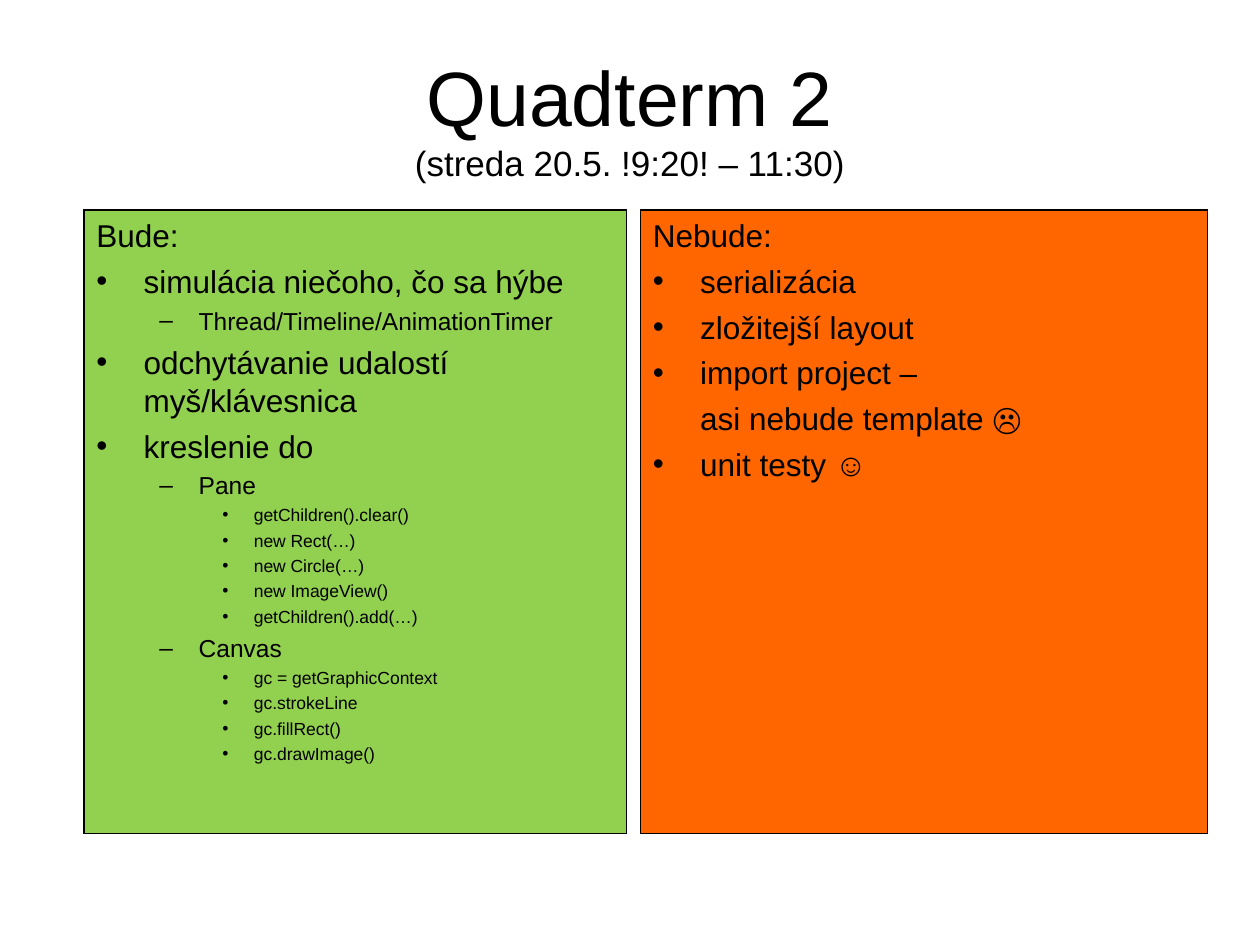
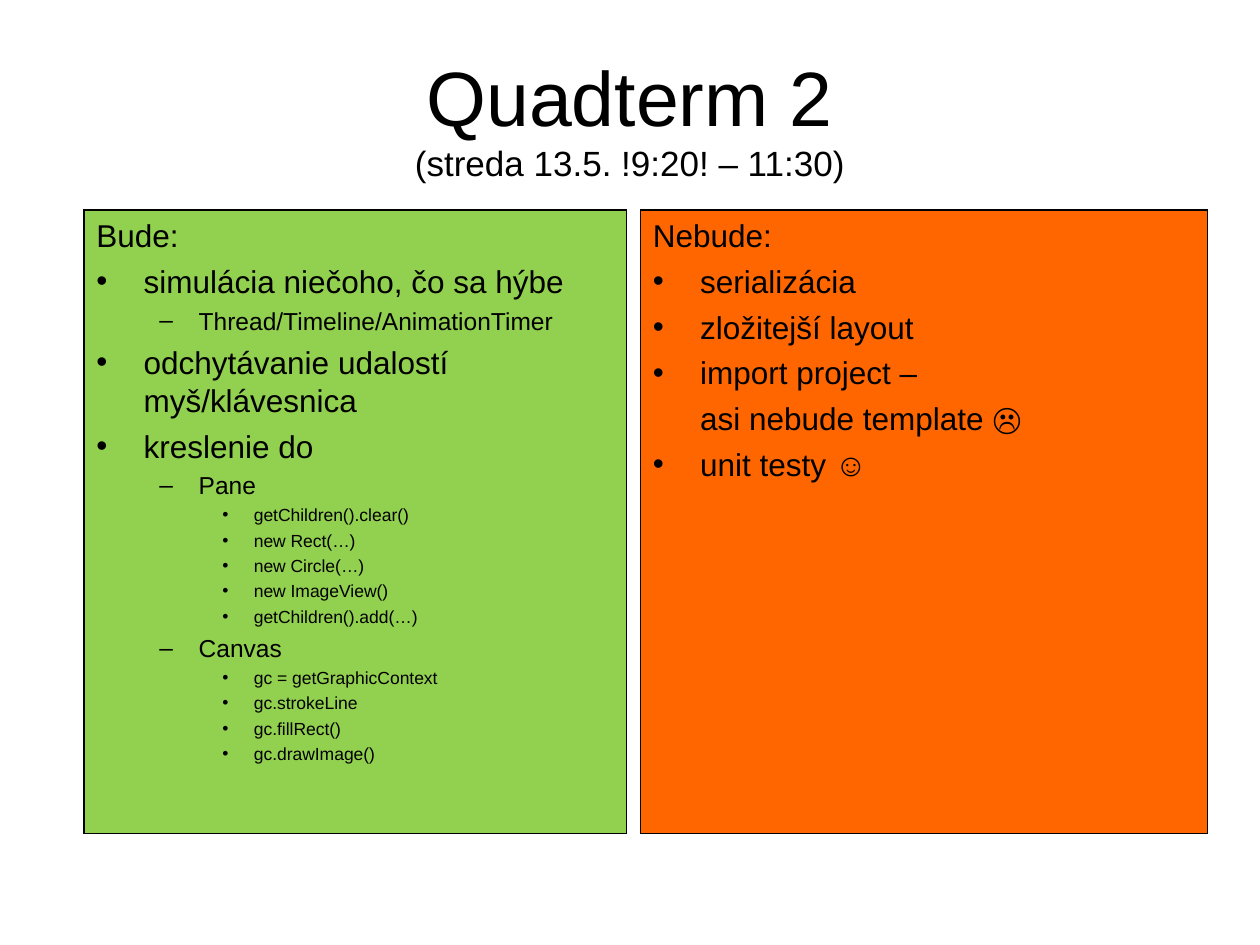
Before and after one commit to Programovanie4/Prednasky, a slide deck: slide 1 of 12/12_java.ppt. Drawn at 1260x945 pixels with LibreOffice and Linux fonts; fonts in the diff are those of the drawing. Boxes give left, top, right and bottom in pixels: in the first picture for what was removed or moved away, otherwise in the second. Text is boxed around its words. In the diff, an @@ line names an element or a change of style, - is before the commit and + after.

```diff
--- a/12/12_java.ppt
+++ b/12/12_java.ppt
@@ title at (x1=415, y1=70, x2=845, y2=183): text changed @@
-Quadterm 2
-(streda 20.5. !9:20! – 11:30)
+Quadterm 2
+(streda 13.5. !9:20! – 11:30)
```
Also in this commit, not shown: 1 slide added, 2 other files.
